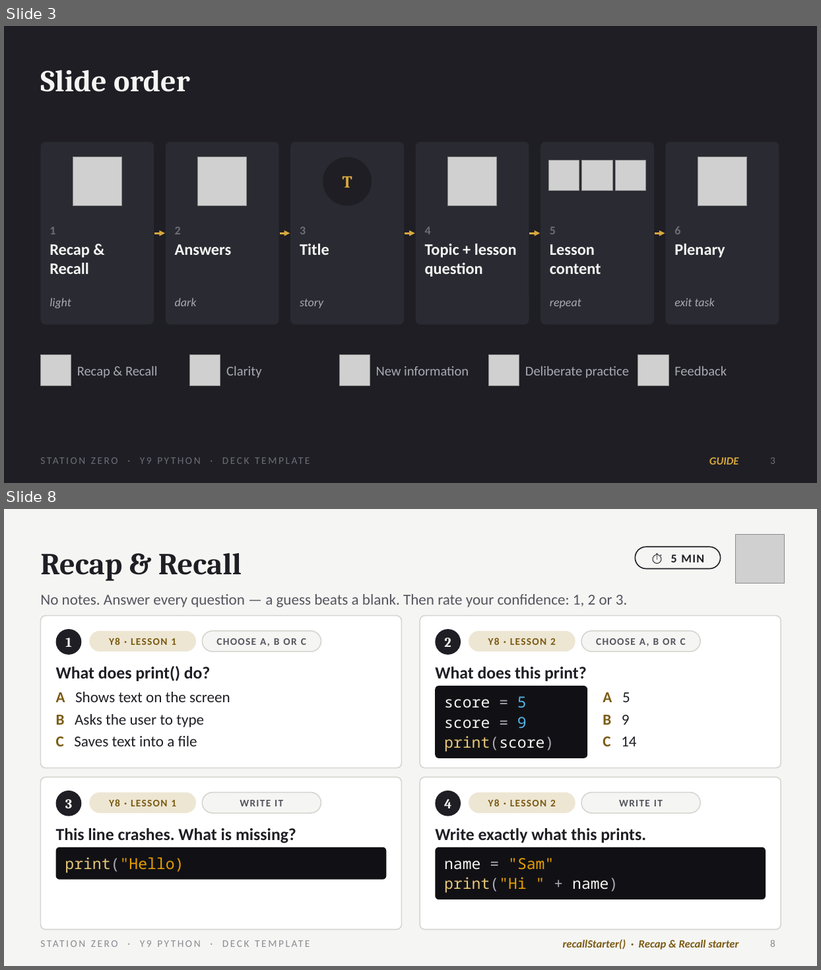
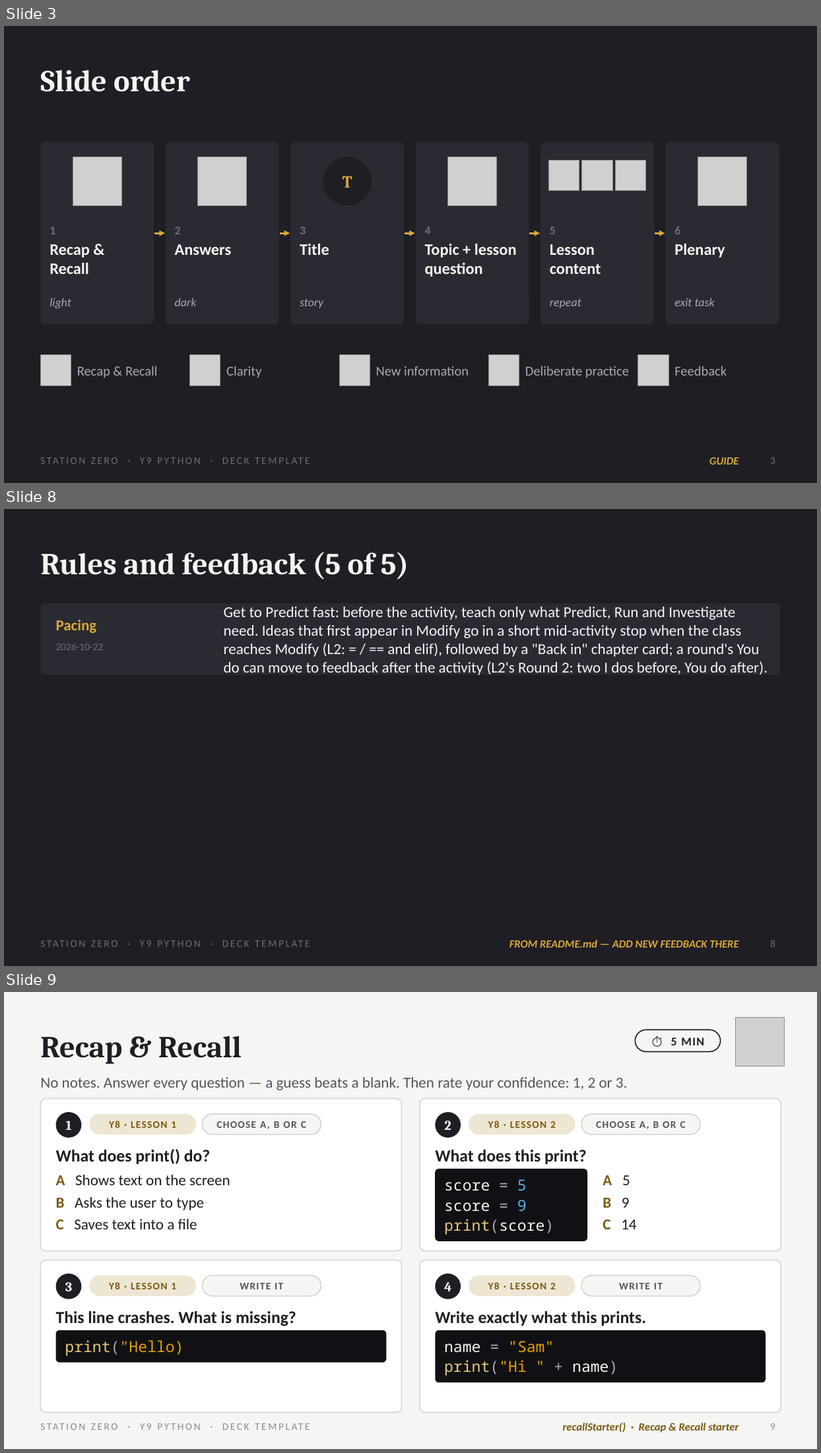
Before and after one commit to OGAComputing/interactive, a slide deck: _presentations/Y9_Python/Y9_Python_Deck_Template.pptx. Shown one above the other, each under a label of ours: slides 3 and 8 before the commit, slides 3, 8 and 9 after it; the slides between them are not shown. The pictures are 821x970 and 821x1453 pixels, drawn with LibreOffice and Linux fonts; fonts in the diff are those of the drawing; grey boxes stand for pictures. Boxes give left, top, right and bottom in pixels: in the first picture for what was removed or moved away, otherwise in the second. Text is boxed around its words. In the diff, an @@ line names an element or a change of style, - is before the commit and + after.

```diff
--- a/_presentations/Y9_Python/Y9_Python_Deck_Template.pptx
+++ b/_presentations/Y9_Python/Y9_Python_Deck_Template.pptx
@@ slide 8 added at (4, 509, 817, 966), background #1E1E24; not listed: 1 template element that a slide beside it also shows @@
@@ title added at (40, 552, 409, 580), 36 pt, text #F5F5F3, bold @@
+Rules and feedback (5 of 5)
@@ rounded rectangle added at (40, 603, 781, 675), fill #2A2A32 @@
@@ text added at (224, 607, 768, 675), 18 pt, text #F5F5F3 @@
+Get to Predict fast: before the activity, teach only what Predict, Run and Investigate need. Ideas that first appear in Modify go in a short mid-activity stop when the class reaches Modify (L2: = / == and elif), followed by a "Back in" chapter card; a round's You do can move to feedback after the activity (L2's Round 2: two I dos before, You do after).
@@ text added at (56, 620, 97, 633), 18 pt, text #D8A73D, bold @@
+Pacing
@@ text added at (56, 644, 104, 650), 12 pt, text #6E6E7A @@
+2026-10-22
@@ text added at (510, 940, 739, 948), 13 pt, text #D8A73D, bold, italic @@
+FROM README.md — ADD NEW FEEDBACK THERE
@@ page number added at (770, 941, 776, 947), 12 pt, text #6E6E7A @@
+8
@@ what was slide 8 is now slide 9 @@
@@ page number at (770, 1424, 776, 1430): text changed @@
-8
+9
```
Also in this commit, not shown: 5 slides changed, 33 other files.
